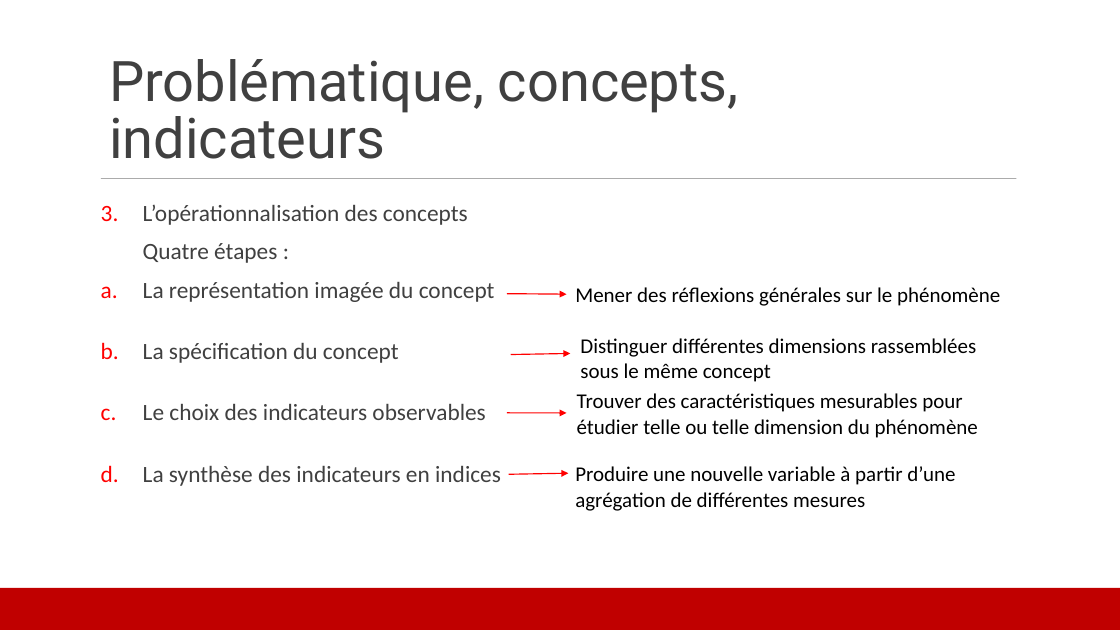
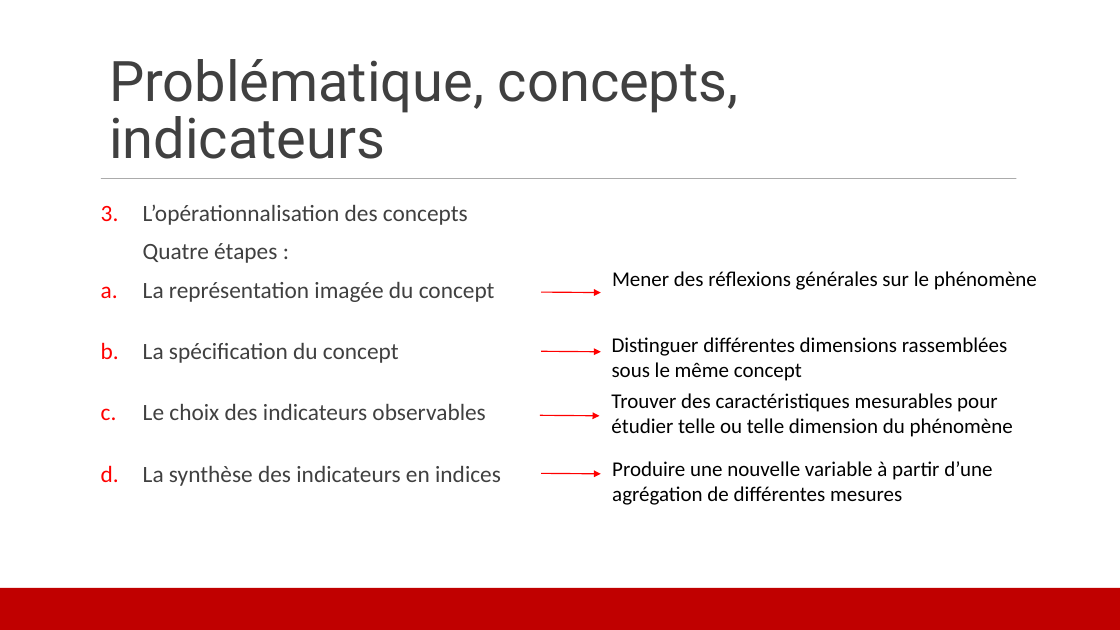
Before and after one commit to leomignot/DECA2-collectif, a slide deck: slide 9 of Mignot/Diapos/S2 - diapo DECA2.ppt. Drawn at 1120x630 pixels with LibreOffice and Linux fonts; fonts in the diff are those of the drawing. Boxes give left, top, right and bottom in pixels: in the first picture for what was removed or moved away, otherwise in the second. Text is boxed around its words. In the diff, an @@ line names an element or a change of style, - is before the commit and + after.

```diff
--- a/Mignot/Diapos/S2 - diapo DECA2.ppt
+++ b/Mignot/Diapos/S2 - diapo DECA2.ppt
@@ text "Mener des réflexions générales sur ..." moved from (x1=575, y1=287, x2=1000, y2=306) to (x1=612, y1=271, x2=1037, y2=290) @@
@@ arrow moved from (507, 294) - (567, 294) to (541, 292) - (600, 292) @@
@@ text "Trouver des caractéristiques mesurables pour ..." moved from (x1=577, y1=393, x2=978, y2=438) to (x1=611, y1=393, x2=1013, y2=437) @@
@@ arrow moved from (507, 412) - (567, 413) to (540, 415) - (599, 416) @@
@@ 2 arrows, 1 text moved together from (x1=509, y1=338, x2=976, y2=474) to (x1=541, y1=337, x2=1007, y2=474) @@
@@ text "Produire une nouvelle variable à ..." moved from (x1=575, y1=466, x2=955, y2=511) to (x1=612, y1=461, x2=992, y2=505) @@
```
Also in this commit, not shown: 3 other slides changed, 2 other files.
